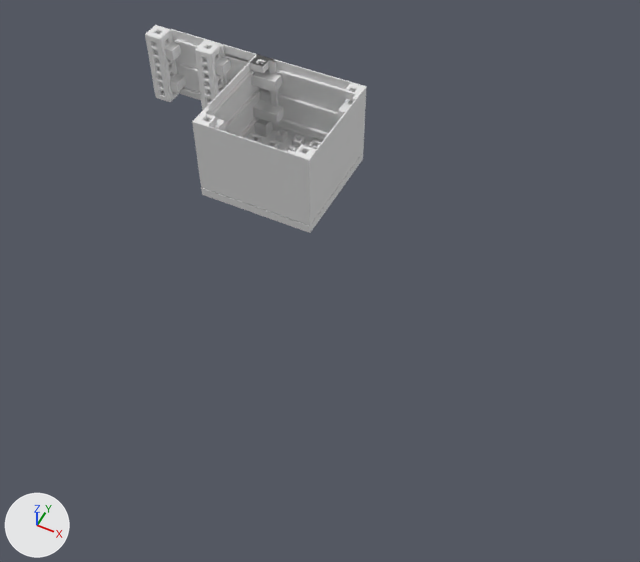
A saved change to the Blender file blender/cases/grid_case.blend.
Camera for both pictures: a camera (50 mm lens) standing at (335.0, -589.0, 598.0) and looking at (104.0, -127.0, 21.0). Lighting does not change. The marker at lower left points along +X, +Y and +Z.

Objects in the first picture: '12x12_top', 'cube_7x1', 'side_8x12', 'wall_8x6'.
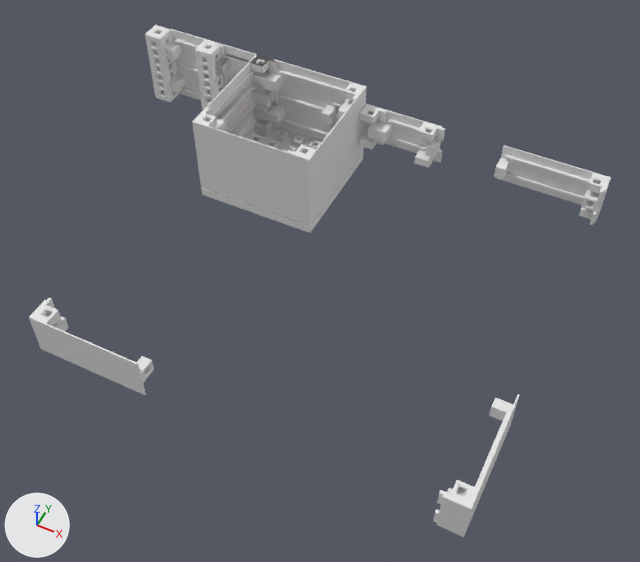
Not drawn themselves, but carrying or shaping drawn objects: ob_clip_holder_applied_trimmed_005, ob_clip_holder_applied_trimmed_006, ob_clip_holder_applied_trimmed_010, ob_side_connector_cutout_001, ob_stabilizer_rods_001, ob_clip_holder_applied_trimmed_011, ob_clip_holder_applied_trimmed_012, ob_clip_holder_applied_trimmed_013, ob_side_connector_cutout_003, ob_stabilizer_rods_003.

Where the change shows, as pixel boxes [x1, y1, x2, y2] in the pictures (640 x 562 px):
'side_4x12', added
    after: [29, 80, 611, 537]
'wall_4x6', added
    after: [321, 93, 445, 168]

The change, as a diff of the scene's bpy script:
```diff
--- a/blender/cases/grid_case.blend.py
+++ b/blender/cases/grid_case.blend.py
@@ ob_stabilizer_rods_003 @@
+ob_stabilizer_rods_003 = bpy.data.objects.new('stabilizer_rods.003', me_cube_023.copy())  # the mesh of ob_stabilizer_rods_002; modifiers ARRAY
+ob_stabilizer_rods_003.parent = ob_wall_4x6
+ob_stabilizer_rods_003.location = (-44.05, 59.0, 59.0)
@@ ob_wall_4x6 @@
+ob_wall_4x6 = bpy.data.objects.new('wall_4x6', me_cube_036)  # 20 vertices, 14 faces; spans x -4.2..0.0, y -62.9..0.0, z 0.0..20.0; modifiers MIRROR, BOOLEAN, BOOLEAN, BOOLEAN, BOOLEAN, BOOLEAN, ARRAY
+ob_wall_4x6.location = (80.0, 60.0, 50.0)
+ob_wall_4x6.rotation_euler = (0.0, 0.0, 1.571)  # degrees (0, 0, 90)
@@ ob_clip_holder_applied_trimmed_012 @@
+ob_clip_holder_applied_trimmed_012 = bpy.data.objects.new('clip_holder_applied_trimmed.012', me_cube_020.copy())  # the mesh of ob_clip_holder_applied_trimmed_008
+ob_clip_holder_applied_trimmed_012.parent = ob_wall_4x6
+ob_clip_holder_applied_trimmed_012.location = (-43.64, 50.66, 50.66)
+ob_clip_holder_applied_trimmed_012.rotation_euler = (0.0, 1.571, 0.0)  # degrees (0, 90, 0)
@@ ob_clip_holder_applied_trimmed_011 @@
+ob_clip_holder_applied_trimmed_011 = bpy.data.objects.new('clip_holder_applied_trimmed.011', me_cube_019.copy())  # the mesh of ob_clip_holder_applied_trimmed_007; modifiers MIRROR
+ob_clip_holder_applied_trimmed_011.parent = ob_wall_4x6
+ob_clip_holder_applied_trimmed_011.location = (-50.71, 50.66, 66.42)
@@ ob_clip_holder_applied_trimmed_013 @@
+ob_clip_holder_applied_trimmed_013 = bpy.data.objects.new('clip_holder_applied_trimmed.013', me_cube_021.copy())  # the mesh of ob_clip_holder_applied_trimmed_009
+ob_clip_holder_applied_trimmed_013.parent = ob_wall_4x6
+ob_clip_holder_applied_trimmed_013.location = (-96.37, 50.66, 50.66)
+ob_clip_holder_applied_trimmed_013.rotation_euler = (3.142, -1.571, 0.0)  # degrees (180, -90, 0)
+ob_clip_holder_applied_trimmed_013.scale = (-1.0, -1.0, -1.0)
@@ ob_side_connector_cutout_003 @@
+ob_side_connector_cutout_003 = bpy.data.objects.new('side_connector_cutout.003', me_cube_022.copy())  # the mesh of ob_side_connector_cutout_002
+ob_side_connector_cutout_003.parent = ob_wall_4x6
+ob_side_connector_cutout_003.location = (-35.17, 56.73, 49.96)
+ob_side_connector_cutout_003.rotation_euler = (0.0, 0.0, 1.571)  # degrees (0, 0, 90)
@@ ob_stabilizer_rods_001 @@
+ob_stabilizer_rods_001 = bpy.data.objects.new('stabilizer_rods.001', me_cube_009.copy())  # the mesh of ob_stabilizer_rods; modifiers ARRAY
+ob_stabilizer_rods_001.parent = ob_side_4x12
+ob_stabilizer_rods_001.location = (20.0, 59.0, 51.0)
@@ ob_side_4x12 @@
+ob_side_4x12 = bpy.data.objects.new('side_4x12', me_cube_030)  # 24 vertices, 17 faces; spans x 19.0..119.0, y -22.5..0.5, z 0.0..20.0; modifiers MIRROR, BOOLEAN, BOOLEAN, BOOLEAN, BOOLEAN, BOOLEAN, ARRAY
+ob_side_4x12.location = (181.0, 59.5, 50.0)
@@ ob_clip_holder_applied_trimmed_010 @@
+ob_clip_holder_applied_trimmed_010 = bpy.data.objects.new('clip_holder_applied_trimmed.010', me_cube_021.copy())  # the mesh of ob_clip_holder_applied_trimmed_009
+ob_clip_holder_applied_trimmed_010.parent = ob_side_4x12
+ob_clip_holder_applied_trimmed_010.location = (-36.43, 50.66, 49.66)
+ob_clip_holder_applied_trimmed_010.rotation_euler = (3.142, 1.571, 0.0)  # degrees (180, 90, 0)
+ob_clip_holder_applied_trimmed_010.scale = (1.0, -1.0, 1.0)
@@ ob_side_connector_cutout_001 @@
+ob_side_connector_cutout_001 = bpy.data.objects.new('side_connector_cutout.001', me_cube_022.copy())  # the mesh of ob_side_connector_cutout_002
+ob_side_connector_cutout_001.parent = ob_side_4x12
+ob_side_connector_cutout_001.location = (55.76, 35.0, 49.96)
@@ ob_clip_holder_applied_trimmed_006 @@
+ob_clip_holder_applied_trimmed_006 = bpy.data.objects.new('clip_holder_applied_trimmed.006', me_cube_005.copy())  # the mesh of ob_clip_holder_applied_trimmed_002
+ob_clip_holder_applied_trimmed_006.parent = ob_side_4x12
+ob_clip_holder_applied_trimmed_006.location = (50.66, 43.59, 49.66)
+ob_clip_holder_applied_trimmed_006.rotation_euler = (1.571, 1.571, 0.0)  # degrees (90, 90, 0)
@@ ob_clip_holder_applied_trimmed_005 @@
+ob_clip_holder_applied_trimmed_005 = bpy.data.objects.new('clip_holder_applied_trimmed.005', me_cube_019.copy())  # the mesh of ob_clip_holder_applied_trimmed_007; modifiers MIRROR
+ob_clip_holder_applied_trimmed_005.parent = ob_side_4x12
+ob_clip_holder_applied_trimmed_005.location = (50.66, 50.66, 65.42)
+ob_clip_holder_applied_trimmed_005.rotation_euler = (0.0, 0.0, -1.571)  # degrees (0, 0, -90)
```
